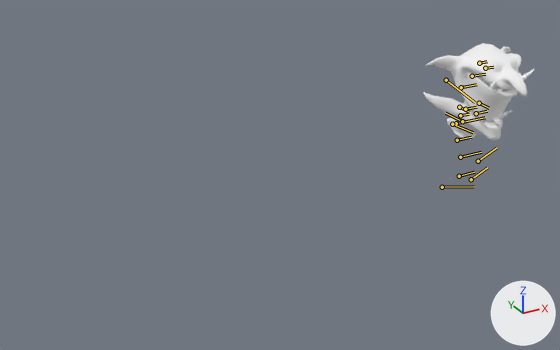
Before and after pictures for a commit that changed the glTF model assets/heroes/techies/models/hero.glb.
Both versions are drawn from a 50 mm lens placed at (-10.59, -11.39, 8.12), pointed at (-3.17, 2.11, 1.37). Lighting does not change. The marker at lower right points along +X, +Y and +Z. The picture after the commit comes second. The bones that change, and the others that lie on the model, are drawn over the model as lines.

In view in the first picture: 'techies.001', 'techies.002'.
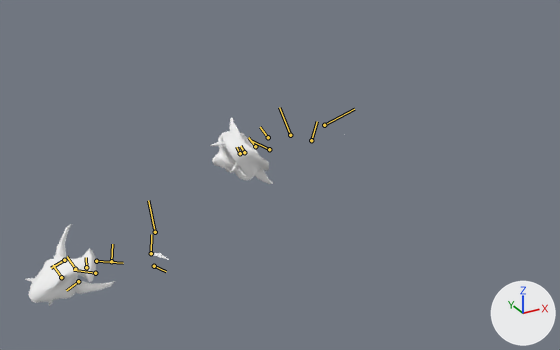
The newer file adds an action. The first version stands in its rest pose; the second is drawn at frame 35 of the action 'arcana_die'.

Pixel boxes (x1, y1, x2, y2) of what changed, in the pictures (560 x 350 px):
'techies.001', posed (42% narrower, 16% shorter): before (426, 43, 535, 122); after (210, 118, 273, 184)
'techies.002', posed: before (423, 92, 512, 140); after (25, 224, 115, 306)
'techies.003', posed (not visible before): after (151, 134, 345, 260)
bone 'root', root to tip: before (460, 157) to (481, 152); after (311, 140) to (317, 121)
bone 'spine1', root to tip: before (456, 123) to (485, 117); after (290, 135) to (279, 107)
bone 'spine2', root to tip: before (461, 87) to (476, 84); after (268, 137) to (260, 127)
bone 'head', root to tip: before (479, 63) to (487, 61); after (244, 152) to (240, 146)
bone 'Jaw', root to tip: before (485, 68) to (493, 67); after (240, 153) to (236, 147)
bone 'clavicle_R', root to tip: before (446, 80) to (475, 102); after (269, 149) to (250, 140)
bone 'thigh_L', root to tip: before (478, 161) to (497, 147); after (324, 125) to (354, 109)
bone 'root1', root to tip: before (459, 176) to (474, 172); after (151, 253) to (151, 234)
bone 'thigh_A_L', root to tip: before (471, 179) to (487, 167); after (155, 232) to (148, 200)
bone 'thigh_A_R', root to tip: before (442, 187) to (474, 186); after (154, 266) to (166, 271)
bone 'spine1_1', root to tip: before (457, 140) to (471, 137); after (111, 261) to (112, 244)
bone 'neck11', root to tip: before (460, 115) to (468, 114); after (86, 267) to (86, 257)
bone 'head1', root to tip: before (465, 109) to (476, 107); after (75, 269) to (67, 256)
bone 'ear0_0_L', root to tip: before (479, 103) to (489, 108); after (64, 260) to (51, 268)
bone 'ear1_0_R', root to tip: before (459, 107) to (469, 112); after (78, 281) to (66, 290)
bone 'clavicle_A_L', root to tip: before (462, 121) to (445, 113); after (96, 261) to (123, 263)

The edits, one by one:
Bone 'root' (bone_root) moves from (0.0, 0.0, 0.0) to (-4.52, -0.91, -0.99).
Bone 'root' (bone_root) turns from (0, 0, 0) to (76, 5, -46) degrees about its own x, y and z.
Bone 'spine1' (bone_spine1) moves from (0.0, 0.0, 0.0) to (-0.05, -0.21, 0.04).
Bone 'spine1' (bone_spine1) turns from (0, 0, 0) to (3, -21, -36) degrees about its own x, y and z.
Bone 'spine2' (bone_spine2) turns from (0, 0, 0) to (-17, 9, -14) degrees about its own x, y and z.
Bone 'head' (bone_head) turns from (0, 0, 0) to (26, -12, 33) degrees about its own x, y and z.
Bone 'Jaw' (bone_jaw) turns from (0, 0, 0) to (0, 13, 0) degrees about its own x, y and z.
Bone 'clavicle_R' (bone_clavicle_r) turns from (0, 0, 0) to (0, -31, -56) degrees about its own x, y and z.
Bone 'thigh_L' (bone_thigh_l) turns from (0, 0, 0) to (9, -6, -47) degrees about its own x, y and z.
Bone 'root1' (bone_root1) moves from (0.0, 0.0, 0.0) to (-1.68, -6.33, -0.99).
Bone 'root1' (bone_root1) turns from (0, 0, 0) to (89, 6, 35) degrees about its own x, y and z.
Bone 'thigh_A_L' (bone_thigh_a_l) turns from (0, 0, 0) to (-28, 16, -47) degrees about its own x, y and z.
Bone 'thigh_A_R' (bone_thigh_a_r) turns from (0, 0, 0) to (-93, -52, 51) degrees about its own x, y and z.
Bone 'spine1_1' (bone_spine1_1) moves from (0.0, 0.0, 0.0) to (-0.27, -0.13, 0.39).
Bone 'spine1_1' (bone_spine1_1) turns from (0, 0, 0) to (112, -61, -57) degrees about its own x, y and z.
Bone 'neck11' (bone_neck11) turns from (0, 0, 0) to (-4, -13, -5) degrees about its own x, y and z.
Bone 'head1' (bone_head1) turns from (0, 0, 0) to (-6, -57, 48) degrees about its own x, y and z.
Bone 'ear0_0_L' (bone_ear0_0_l) turns from (0, 0, 0) to (0, 13, 0) degrees about its own x, y and z.
Bone 'ear1_0_R' (bone_ear1_0_r) turns from (0, 0, 0) to (-8, -15, 10) degrees about its own x, y and z.
Bone 'clavicle_A_L' (bone_clavicle_a_l) turns from (0, 0, 0) to (-21, 24, -34) degrees about its own x, y and z.
